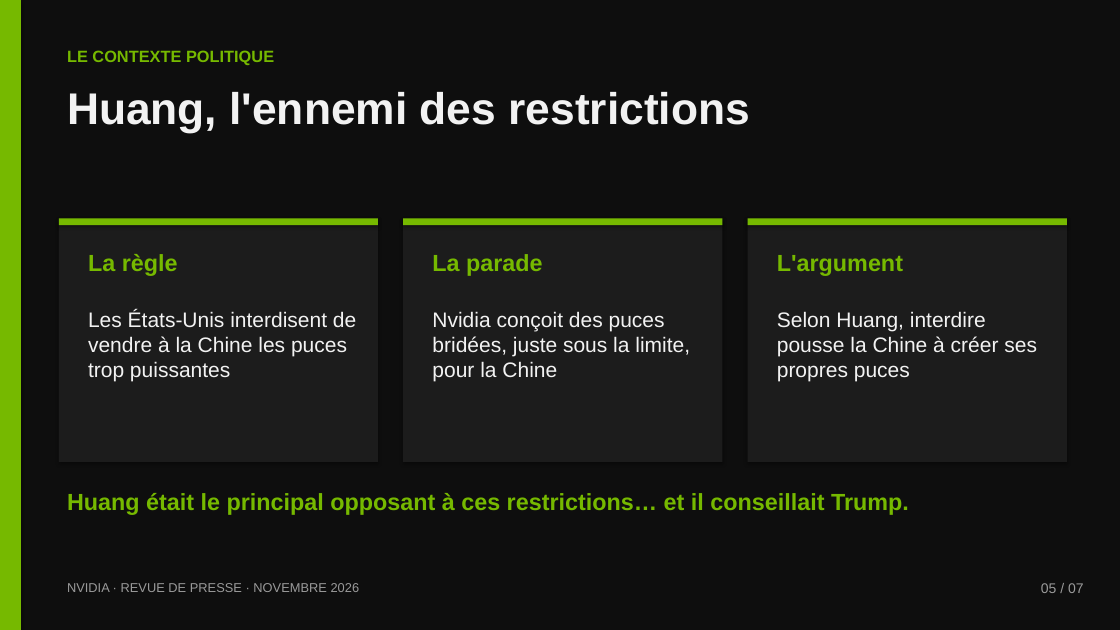
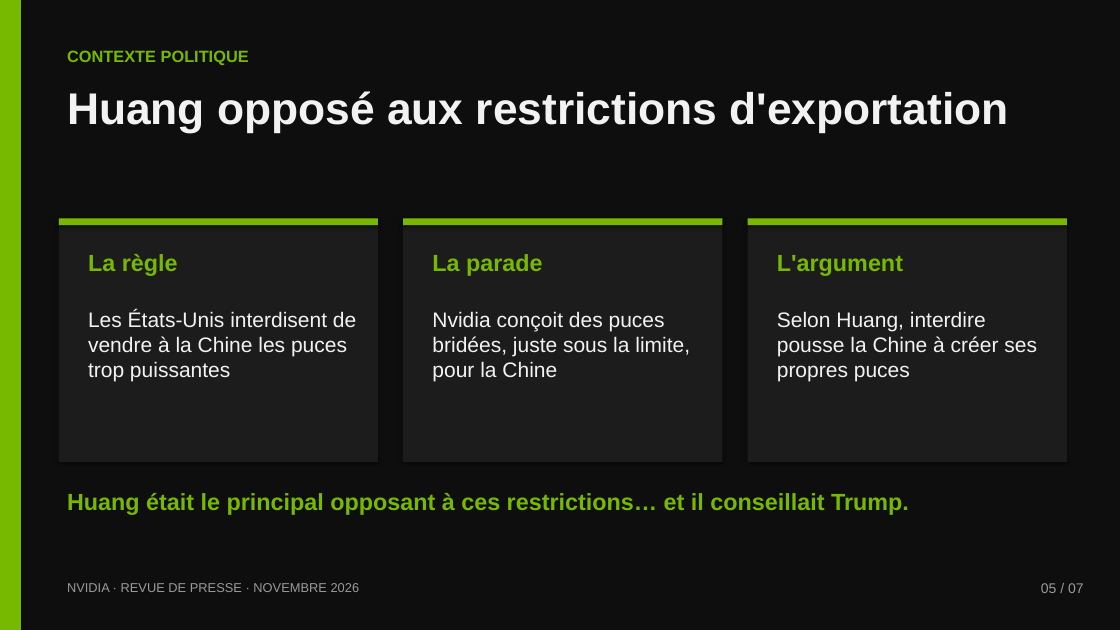
Before and after one commit to dehamnaadam-hue/Encole, a slide deck: slide 5 of nvidia/Nvidia-revue-de-presse.pptx. Drawn at 1120x630 pixels with LibreOffice and Linux fonts; fonts in the diff are those of the drawing. Boxes give left, top, right and bottom in pixels: in the first picture for what was removed or moved away, otherwise in the second. Text is boxed around its words. In the diff, an @@ line names an element or a change of style, - is before the commit and + after.

```diff
--- a/nvidia/Nvidia-revue-de-presse.pptx
+++ b/nvidia/Nvidia-revue-de-presse.pptx
@@ text at [67, 50, 249, 65]: text changed @@
-LE CONTEXTE POLITIQUE
+CONTEXTE POLITIQUE
@@ text at [67, 91, 1008, 132]: text changed @@
-Huang, l'ennemi des restrictions
+Huang opposé aux restrictions d'exportation
```
Also in this commit, not shown: 6 other slides changed, 1 other file.
